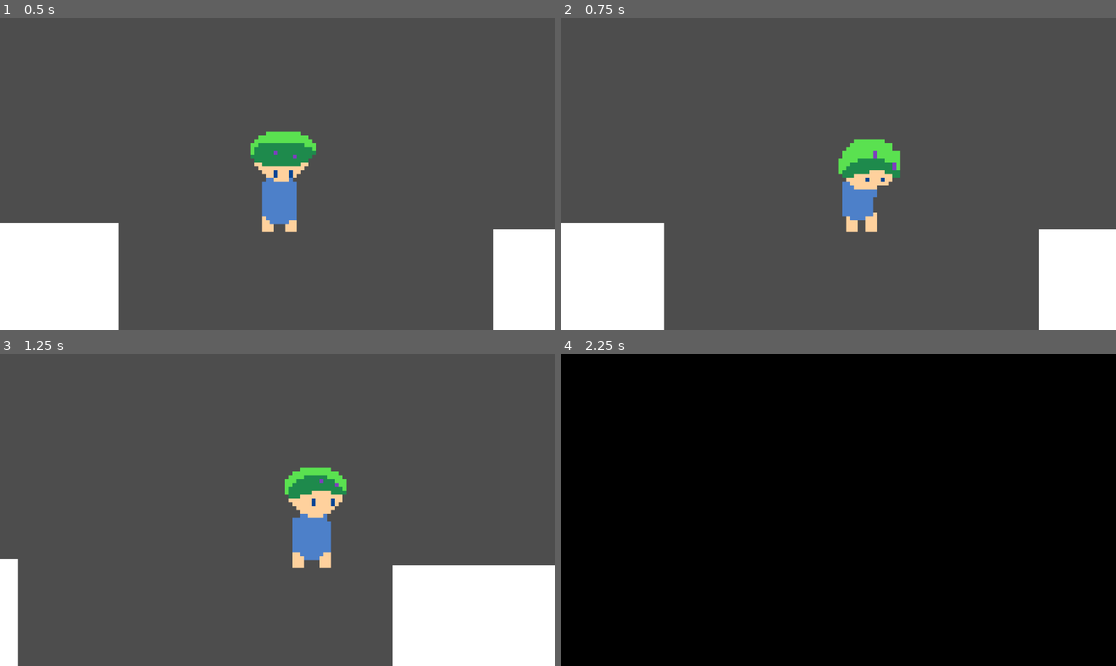
Above: before the commit, frames 1-4 (two rows, left to right).
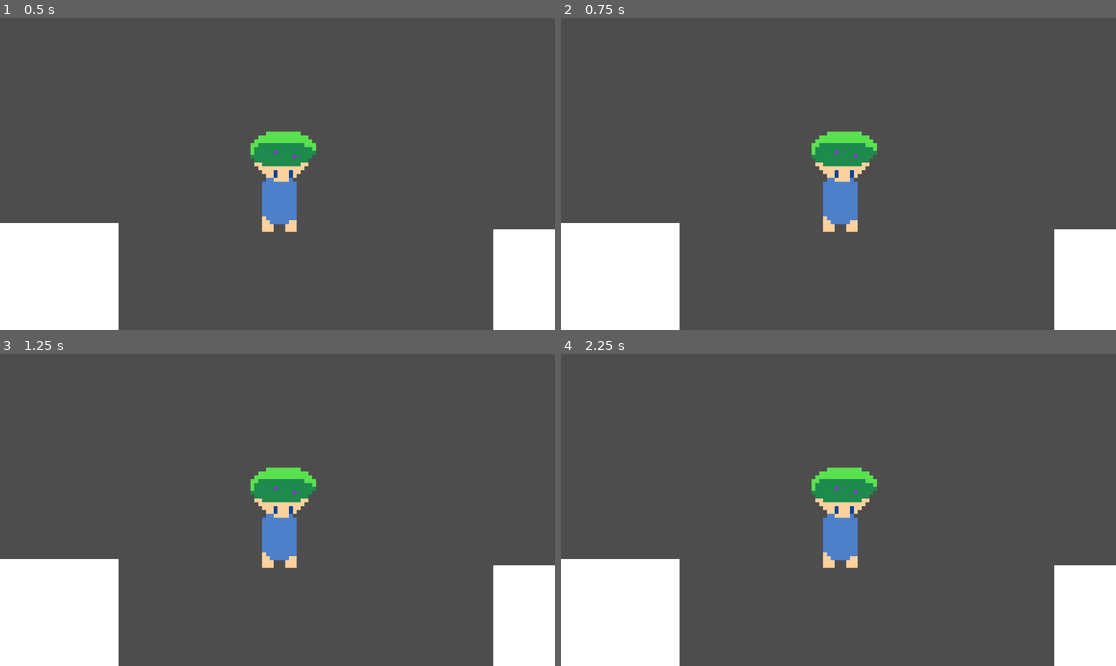
Above: after the commit, the same moments.

Repository: etherware-novice/timejam
Game: Godot game, scene res://scenes/overworld_1.tscn
The game is run twice, just before and just after one commit, with the same random seed, the same clock (stepped at 60 frames per second) and the same inputs. Before the commit the project has no main scene; this scene is started directly in both runs. The engine's default icon, where the game draws it, is replaced by a stand-in: a white triangle on a blue panel in a dark square.
Inputs (mouse positions are in pixels of both pictures, inside the frame that each line leads up to):
- Up to frame 1 (0.5 s): no input
- Up to frame 2 (0.75 s): tap Enter (ui_accept) at 0.5 s; move the mouse to (960, 158) at 0.52 s; hold Right (ui_right) from 0.53 s (still down); click (960, 158) at 0.67 s
- Up to frame 3 (1.25 s): keep holding Right (ui_right); tap Enter (ui_accept) at 0.77 s
- Up to frame 4 (2.25 s): move the mouse to (727, 525) at 1.27 s; release Right (ui_right) at 1.28 s; hold Down (ui_down) 1.28-2.03 s; tap Enter (ui_accept) at 1.52 s; move the mouse to (894, 441) at 2.02 s; hold Right (ui_right) from 2.03 s (still down)

Frame 1 is identical in both runs. In frame 2, 5.0% of the frame differs, in the area x 18-89%, y 36-100%; in frame 3, 16%; in frame 4, 100%, in the area x 0-100%, y 0-100%.

Commit message:
bootup and stuff

Diff:
--- a/char/player.gd
+++ b/char/player.gd
@@ -3,6 +3,7 @@
 var overworldFacing = 0
 var overworldRespawnPos = null
 var nextEncounter = 0
+var cutscene = 1
 
 var hp
 var maxHp = 20
--- a/project.godot
+++ b/project.godot
@@ -11,6 +11,7 @@
 [application]
 
 config/name="timejam"
+run/main_scene="res://scenes/preboot.tscn"
 config/features=PackedStringArray("4.0", "Forward Plus")
 config/icon="res://icon.svg"
 
--- /dev/null
+++ b/scenes/preboot.gd
@@ -0,0 +1,9 @@
+extends Node2D
+
+
+# Called when the node enters the scene tree for the first time.
+func _ready():
+	$AnimationPlayer.play("scrollup")
+	$logo.play("default")
+	await $AnimationPlayer.animation_finished
+	get_tree().change_scene_to_file("res://scenes/story.tscn")
--- /dev/null
+++ b/scenes/preboot.tscn
@@ -0,0 +1,100 @@
+[gd_scene load_steps=10 format=3 uid="uid://df3sm43acqaxv"]
+
+[ext_resource type="Texture2D" uid="uid://uvwhqrq5a8vd" path="res://art/signature.png" id="1_cjgtx"]
+[ext_resource type="Script" path="res://scenes/preboot.gd" id="1_n2ow5"]
+
+[sub_resource type="Animation" id="Animation_j1wku"]
+resource_name = "scrollup"
+length = 10.0
+tracks/0/type = "value"
+tracks/0/imported = false
+tracks/0/enabled = true
+tracks/0/path = NodePath(".:modulate")
+tracks/0/interp = 1
+tracks/0/loop_wrap = true
+tracks/0/keys = {
+"times": PackedFloat32Array(4, 6, 8),
+"transitions": PackedFloat32Array(0.267943, 0.233258, 1),
+"update": 0,
+"values": [Color(1, 1, 1, 0), Color(1, 1, 1, 1), Color(1, 1, 1, 0)]
+}
+
+[sub_resource type="Animation" id="Animation_7x108"]
+length = 0.001
+tracks/0/type = "value"
+tracks/0/imported = false
+tracks/0/enabled = true
+tracks/0/path = NodePath(".:modulate")
+tracks/0/interp = 1
+tracks/0/loop_wrap = true
+tracks/0/keys = {
+"times": PackedFloat32Array(0),
+"transitions": PackedFloat32Array(1),
+"update": 0,
+"values": [Color(1, 1, 1, 1)]
+}
+
+[sub_resource type="AnimationLibrary" id="AnimationLibrary_pdur0"]
+_data = {
+"RESET": SubResource("Animation_7x108"),
+"scrollup": SubResource("Animation_j1wku")
+}
+
+[sub_resource type="AtlasTexture" id="AtlasTexture_n13yo"]
+atlas = ExtResource("1_cjgtx")
+region = Rect2(0, 0, 96, 64)
+
+[sub_resource type="AtlasTexture" id="AtlasTexture_t7u12"]
+atlas = ExtResource("1_cjgtx")
+region = Rect2(96, 0, 96, 64)
+
+[sub_resource type="AtlasTexture" id="AtlasTexture_wd1oh"]
+atlas = ExtResource("1_cjgtx")
+region = Rect2(192, 0, 96, 64)
+
+[sub_resource type="SpriteFrames" id="SpriteFrames_dbali"]
+animations = [{
+"frames": [{
+"duration": 1.0,
+"texture": SubResource("AtlasTexture_n13yo")
+}, {
+"duration": 1.0,
+"texture": SubResource("AtlasTexture_t7u12")
+}, {
+"duration": 1.0,
+"texture": SubResource("AtlasTexture_wd1oh")
+}],
+"loop": true,
+"name": &"default",
+"speed": 5.0
+}]
+
+[node name="Node2D" type="Node2D"]
+script = ExtResource("1_n2ow5")
+
+[node name="AnimationPlayer" type="AnimationPlayer" parent="."]
+root_node = NodePath("../logo")
+libraries = {
+"": SubResource("AnimationLibrary_pdur0")
+}
+
+[node name="Sprite2D" type="Sprite2D" parent="."]
+
+[node name="ColorRect" type="ColorRect" parent="."]
+anchors_preset = 11
+anchor_left = 1.0
+anchor_right = 1.0
+anchor_bottom = 1.0
+offset_left = -186.0
+offset_top = -64.0
+offset_right = 1257.0
+offset_bottom = 733.0
+grow_horizontal = 0
+grow_vertical = 2
+color = Color(0, 0, 0, 1)
+
+[node name="logo" type="AnimatedSprite2D" parent="."]
+texture_filter = 1
+position = Vector2(557, 329)
+scale = Vector2(5.71094, 5.71094)
+sprite_frames = SubResource("SpriteFrames_dbali")
--- /dev/null
+++ b/scenes/story.tscn
@@ -0,0 +1,248 @@
+[gd_scene load_steps=33 format=3 uid="uid://d4kl1iubusitm"]
+
+[ext_resource type="Script" path="res://scripts/playerOverworld.gd" id="1_h8o26"]
+[ext_resource type="Script" path="res://scripts/story.gd" id="1_kd2rh"]
+[ext_resource type="Texture2D" uid="uid://dx0i6anom54lb" path="res://art/playerWalk.png" id="2_cn3bh"]
+[ext_resource type="Texture2D" uid="uid://ksl3t8leqmkb" path="res://art/playerWake.png" id="3_epncc"]
+
+[sub_resource type="AtlasTexture" id="AtlasTexture_xg0wa"]
+atlas = ExtResource("2_cn3bh")
+region = Rect2(0, 64, 32, 32)
+
+[sub_resource type="AtlasTexture" id="AtlasTexture_dd2nm"]
+atlas = ExtResource("2_cn3bh")
+region = Rect2(32, 64, 32, 32)
+
+[sub_resource type="AtlasTexture" id="AtlasTexture_2mcbv"]
+atlas = ExtResource("2_cn3bh")
+region = Rect2(64, 64, 32, 32)
+
+[sub_resource type="AtlasTexture" id="AtlasTexture_ews4k"]
+atlas = ExtResource("2_cn3bh")
+region = Rect2(96, 64, 32, 32)
+
+[sub_resource type="AtlasTexture" id="AtlasTexture_yjm86"]
+atlas = ExtResource("2_cn3bh")
+region = Rect2(0, 160, 32, 32)
+
+[sub_resource type="AtlasTexture" id="AtlasTexture_v18p6"]
+atlas = ExtResource("2_cn3bh")
+region = Rect2(32, 160, 32, 32)
+
+[sub_resource type="AtlasTexture" id="AtlasTexture_nqix7"]
+atlas = ExtResource("2_cn3bh")
+region = Rect2(64, 160, 32, 32)
+
+[sub_resource type="AtlasTexture" id="AtlasTexture_ecqa7"]
+atlas = ExtResource("2_cn3bh")
+region = Rect2(0, 0, 32, 32)
+
+[sub_resource type="AtlasTexture" id="AtlasTexture_bwgrl"]
+atlas = ExtResource("2_cn3bh")
+region = Rect2(32, 0, 32, 32)
+
+[sub_resource type="AtlasTexture" id="AtlasTexture_f5v7f"]
+atlas = ExtResource("2_cn3bh")
+region = Rect2(64, 0, 32, 32)
+
+[sub_resource type="AtlasTexture" id="AtlasTexture_ew10m"]
+atlas = ExtResource("2_cn3bh")
+region = Rect2(96, 0, 32, 32)
+
+[sub_resource type="AtlasTexture" id="AtlasTexture_wtwp4"]
+atlas = ExtResource("2_cn3bh")
+region = Rect2(0, 96, 32, 32)
+
+[sub_resource type="AtlasTexture" id="AtlasTexture_ujoyc"]
+atlas = ExtResource("2_cn3bh")
+region = Rect2(32, 96, 32, 32)
+
+[sub_resource type="AtlasTexture" id="AtlasTexture_g0087"]
+atlas = ExtResource("2_cn3bh")
+region = Rect2(64, 96, 32, 32)
+
+[sub_resource type="AtlasTexture" id="AtlasTexture_81jbe"]
+atlas = ExtResource("2_cn3bh")
+region = Rect2(96, 96, 32, 32)
+
+[sub_resource type="AtlasTexture" id="AtlasTexture_q8y3i"]
+atlas = ExtResource("2_cn3bh")
+region = Rect2(0, 32, 32, 32)
+
+[sub_resource type="AtlasTexture" id="AtlasTexture_tusrp"]
+atlas = ExtResource("2_cn3bh")
+region = Rect2(32, 32, 32, 32)
+
+[sub_resource type="AtlasTexture" id="AtlasTexture_ubmjq"]
+atlas = ExtResource("2_cn3bh")
+region = Rect2(64, 32, 32, 32)
+
+[sub_resource type="AtlasTexture" id="AtlasTexture_sf7mn"]
+atlas = ExtResource("2_cn3bh")
+region = Rect2(96, 32, 32, 32)
+
+[sub_resource type="AtlasTexture" id="AtlasTexture_lbqvn"]
+atlas = ExtResource("2_cn3bh")
+region = Rect2(0, 128, 32, 32)
+
+[sub_resource type="AtlasTexture" id="AtlasTexture_rofhc"]
+atlas = ExtResource("2_cn3bh")
+region = Rect2(32, 128, 32, 32)
+
+[sub_resource type="AtlasTexture" id="AtlasTexture_2v8mb"]
+atlas = ExtResource("2_cn3bh")
+region = Rect2(64, 128, 32, 32)
+
+[sub_resource type="AtlasTexture" id="AtlasTexture_n5wsa"]
+atlas = ExtResource("3_epncc")
+region = Rect2(0, 0, 32, 32)
+
+[sub_resource type="AtlasTexture" id="AtlasTexture_t8gh0"]
+atlas = ExtResource("3_epncc")
+region = Rect2(32, 0, 32, 32)
+
+[sub_resource type="AtlasTexture" id="AtlasTexture_jon4f"]
+atlas = ExtResource("3_epncc")
+region = Rect2(64, 0, 32, 32)
+
+[sub_resource type="AtlasTexture" id="AtlasTexture_pmnwp"]
+atlas = ExtResource("3_epncc")
+region = Rect2(96, 0, 32, 32)
+
+[sub_resource type="SpriteFrames" id="SpriteFrames_qp01a"]
+animations = [{
+"frames": [{
+"duration": 1.0,
+"texture": SubResource("AtlasTexture_xg0wa")
+}, {
+"duration": 1.0,
+"texture": SubResource("AtlasTexture_dd2nm")
+}, {
+"duration": 1.0,
+"texture": SubResource("AtlasTexture_2mcbv")
+}, {
+"duration": 1.0,
+"texture": SubResource("AtlasTexture_ews4k")
+}],
+"loop": true,
+"name": &"down",
+"speed": 7.0
+}, {
+"frames": [{
+"duration": 1.0,
+"texture": SubResource("AtlasTexture_yjm86")
+}, {
+"duration": 1.0,
+"texture": SubResource("AtlasTexture_v18p6")
+}, {
+"duration": 1.0,
+"texture": SubResource("AtlasTexture_nqix7")
+}],
+"loop": true,
+"name": &"downTrans",
+"speed": 5.0
+}, {
+"frames": [{
+"duration": 1.0,
+"texture": SubResource("AtlasTexture_ecqa7")
+}, {
+"duration": 1.0,
+"texture": SubResource("AtlasTexture_bwgrl")
+}, {
+"duration": 1.0,
+"texture": SubResource("AtlasTexture_f5v7f")
+}, {
+"duration": 1.0,
+"texture": SubResource("AtlasTexture_ew10m")
+}],
+"loop": true,
+"name": &"right",
+"speed": 7.0
+}, {
+"frames": [{
+"duration": 1.0,
+"texture": SubResource("AtlasTexture_wtwp4")
+}, {
+"duration": 1.0,
+"texture": SubResource("AtlasTexture_ujoyc")
+}, {
+"duration": 1.0,
+"texture": SubResource("AtlasTexture_g0087")
+}, {
+"duration": 1.0,
+"texture": SubResource("AtlasTexture_81jbe")
+}],
+"loop": true,
+"name": &"rightTrans",
+"speed": 5.0
+}, {
+"frames": [{
+"duration": 1.0,
+"texture": SubResource("AtlasTexture_q8y3i")
+}, {
+"duration": 1.0,
+"texture": SubResource("AtlasTexture_tusrp")
+}, {
+"duration": 1.0,
+"texture": SubResource("AtlasTexture_ubmjq")
+}, {
+"duration": 1.0,
+"texture": SubResource("AtlasTexture_sf7mn")
+}],
+"loop": true,
+"name": &"up",
+"speed": 7.0
+}, {
+"frames": [{
+"duration": 1.0,
+"texture": SubResource("AtlasTexture_lbqvn")
+}, {
+"duration": 1.0,
+"texture": SubResource("AtlasTexture_rofhc")
+}, {
+"duration": 1.0,
+"texture": SubResource("AtlasTexture_2v8mb")
+}],
+"loop": true,
+"name": &"upTrans",
+"speed": 5.0
+}, {
+"frames": [{
+"duration": 1.0,
+"texture": SubResource("AtlasTexture_n5wsa")
+}, {
+"duration": 1.0,
+"texture": SubResource("AtlasTexture_t8gh0")
+}, {
+"duration": 1.0,
+"texture": SubResource("AtlasTexture_jon4f")
+}, {
+"duration": 1.0,
+"texture": SubResource("AtlasTexture_pmnwp")
+}],
+"loop": false,
+"name": &"wake",
+"speed": 3.0
+}]
+
+[sub_resource type="RectangleShape2D" id="RectangleShape2D_e5wk8"]
+size = Vector2(138, 212)
+
+[node name="story" type="Node2D"]
+script = ExtResource("1_kd2rh")
+
+[node name="player" type="Area2D" parent="."]
+script = ExtResource("1_h8o26")
+
+[node name="AnimatedSprite2D" type="AnimatedSprite2D" parent="player"]
+texture_filter = 1
+scale = Vector2(8, 8)
+sprite_frames = SubResource("SpriteFrames_qp01a")
+animation = &"wake"
+
+[node name="CollisionShape2D" type="CollisionShape2D" parent="player"]
+position = Vector2(13, 17)
+shape = SubResource("RectangleShape2D_e5wk8")
+
+[node name="Camera2D" type="Camera2D" parent="player"]
+position_smoothing_enabled = true
--- a/scripts/constants.gd
+++ b/scripts/constants.gd
@@ -18,7 +18,8 @@
 const dialogTable = [
 	{ "Lorem ipsum doler": "default",
 	"Sit amet": "default",
-	"abc": "123" }
+	"abc": "123" },
+	{"Where am I?": "player"}
 ]
 
 func loadBattle(position, encounter):
--- a/scripts/playerOverworld.gd
+++ b/scripts/playerOverworld.gd
@@ -11,6 +11,9 @@
 
 
 func _process(delta):
+	if player.cutscene:
+		return
+
 	var velocity = Vector2.ZERO # The player's movement vector.
 	if Input.is_action_pressed("ui_right"):
 		velocity.x += 1
--- /dev/null
+++ b/scripts/story.gd
@@ -0,0 +1,15 @@
+extends Node2D
+
+
+# Called when the node enters the scene tree for the first time.
+func _ready():
+	await get_tree().create_timer(3).timeout
+	$player/AnimatedSprite2D.play("wake")
+	await constants.loadDialog(1)
+	$player/AnimatedSprite2D.animation = "right"
+	player.cutscene = 0
+
+
+# Called every frame. 'delta' is the elapsed time since the previous frame.
+func _process(delta):
+	pass
Binary file added: art/playerWake.aseprite
Binary file added: art/playerWake.png
Not shown, added: art/playerWake.png.import
Binary file added: art/signature.png
Not shown, added: art/signature.png.import
